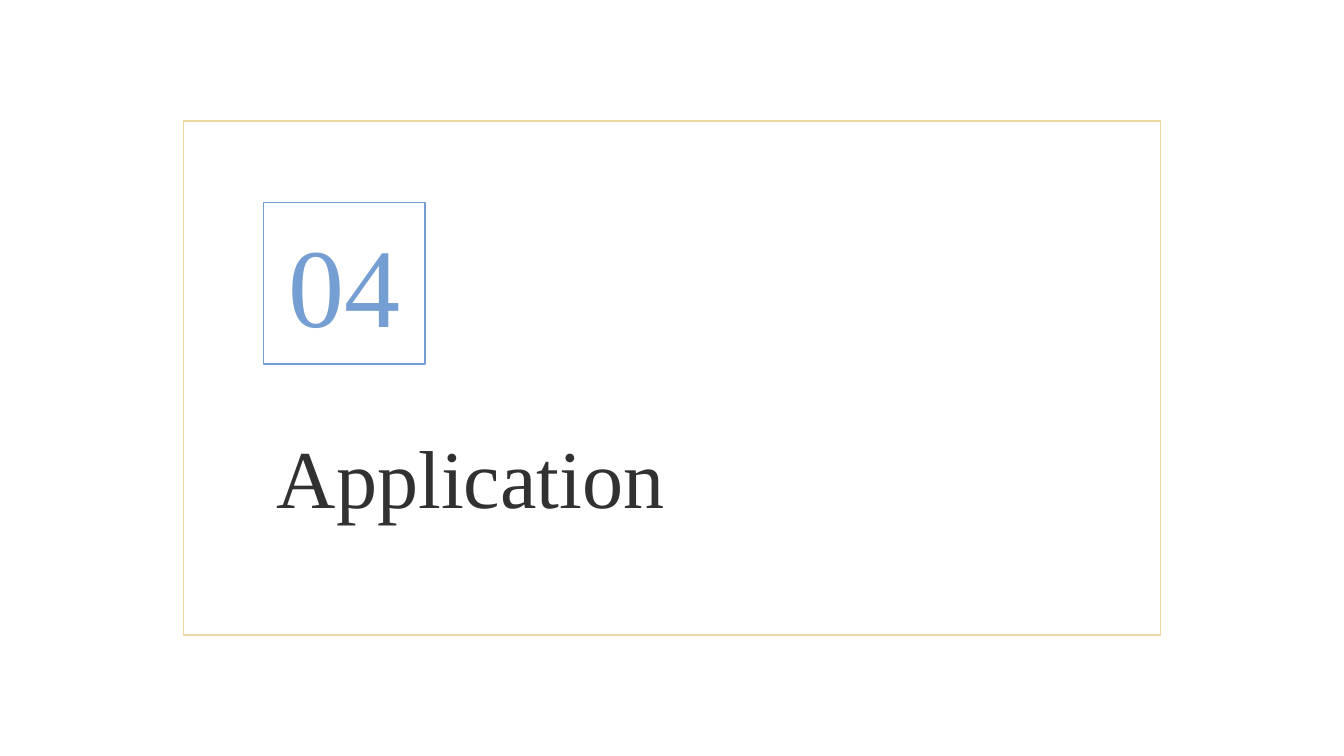
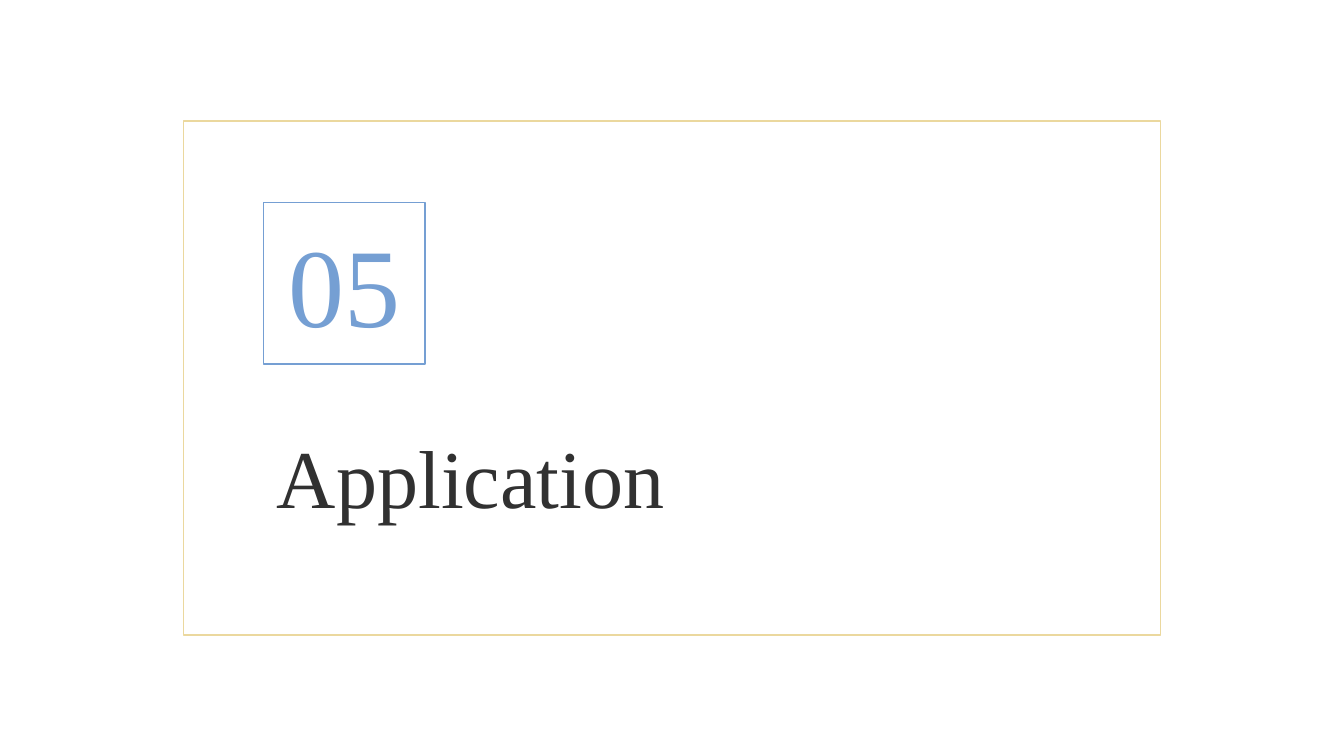
Before and after one commit to NavaprettamN/fpgrowth, a slide deck: slide 23 of presentation.pptx (slide 21 before the commit). Drawn at 1344x756 pixels with LibreOffice and Linux fonts; fonts in the diff are those of the drawing; background and template pictures are left out. Boxes give left, top, right and bottom in pixels: in the first picture for what was removed or moved away, otherwise in the second. Text is boxed around its words. In the diff, an @@ line names an element or a change of style, - is before the commit and + after.

```diff
--- a/presentation.pptx
+++ b/presentation.pptx
@@ title at [288,252,400,328]: text changed @@
-04
+05
```
Also in this commit, not shown: 2 other slides changed, 1 slide added, 1 other file.
